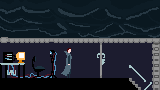
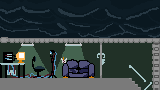
Before/after of a 160×90 layered artwork. What changed in the layer stack:
removed layer "characterscale" over [0,42,153,90]
painted on "Stairs" over [64,42,153,90]
added layer "sofa" above "door" over [0,42,128,90]
painted on "door" over [64,42,153,90]
painted on "roof" over [0,42,153,90]
painted on "ground" over [0,42,153,90]
removed layer "Layer 7" over [0,42,153,90]
added layer "lighting" (lighten) above "background" over [0,42,153,90]
added layer "background" over [0,42,153,90]
